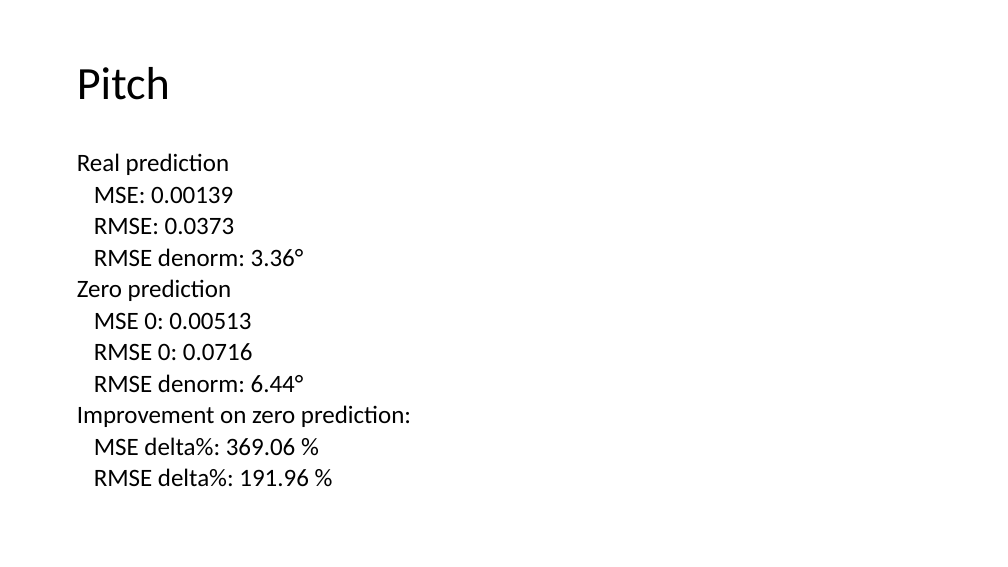
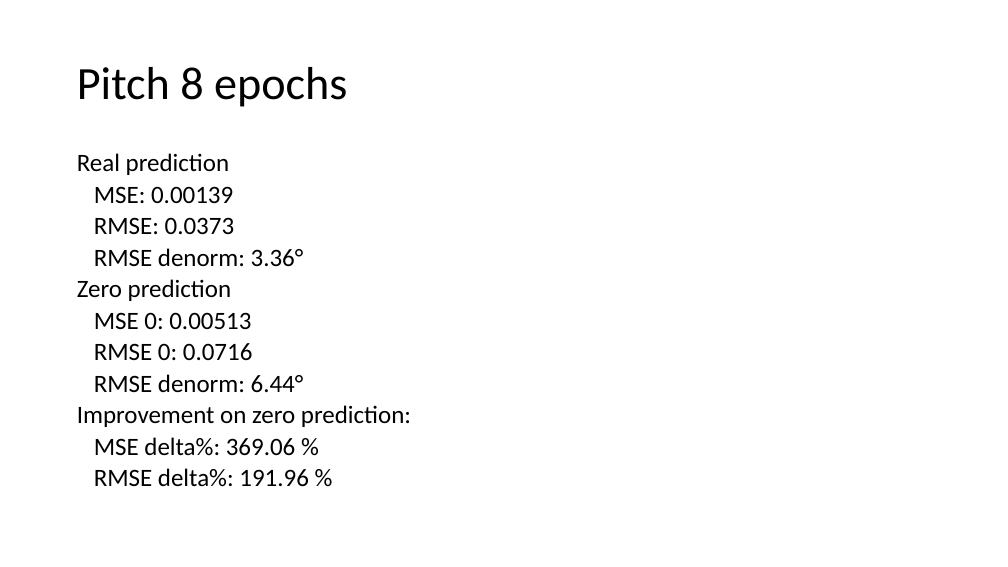
Before and after one commit to lancedw/3D-state-prediction-for-surface-vessels-using-IMU-data-and-images, a slide deck: slide 4 of Documentation/Presentations/Meeting 22-04-22.pptx. Drawn at 1008x567 pixels with LibreOffice and Linux fonts; fonts in the diff are those of the drawing. Boxes give left, top, right and bottom in pixels: in the first picture for what was removed or moved away, otherwise in the second. Text is boxed around its words. In the diff, an @@ line names an element or a change of style, - is before the commit and + after.

```diff
--- a/Documentation/Presentations/Meeting 22-04-22.pptx
+++ b/Documentation/Presentations/Meeting 22-04-22.pptx
@@ title at [77, 67, 347, 107]: text changed @@
-Pitch
+Pitch 8 epochs
```
Also in this commit, not shown: 1 other slide changed, 2 slides added, 27 other files.
